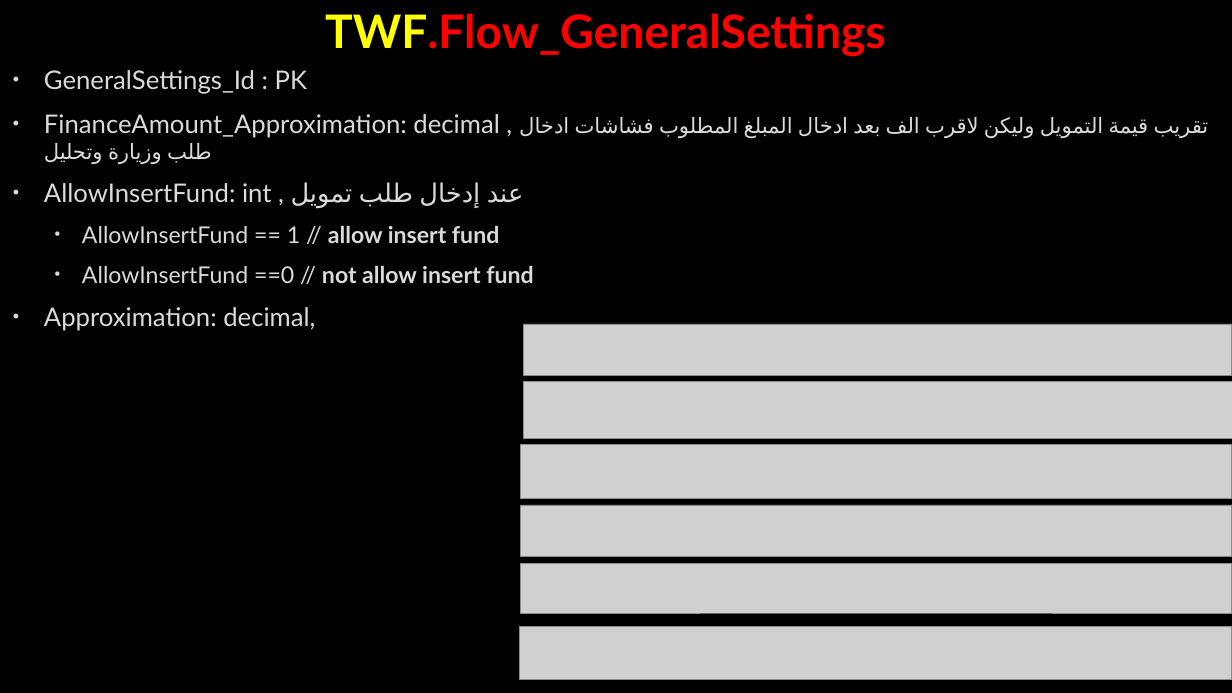
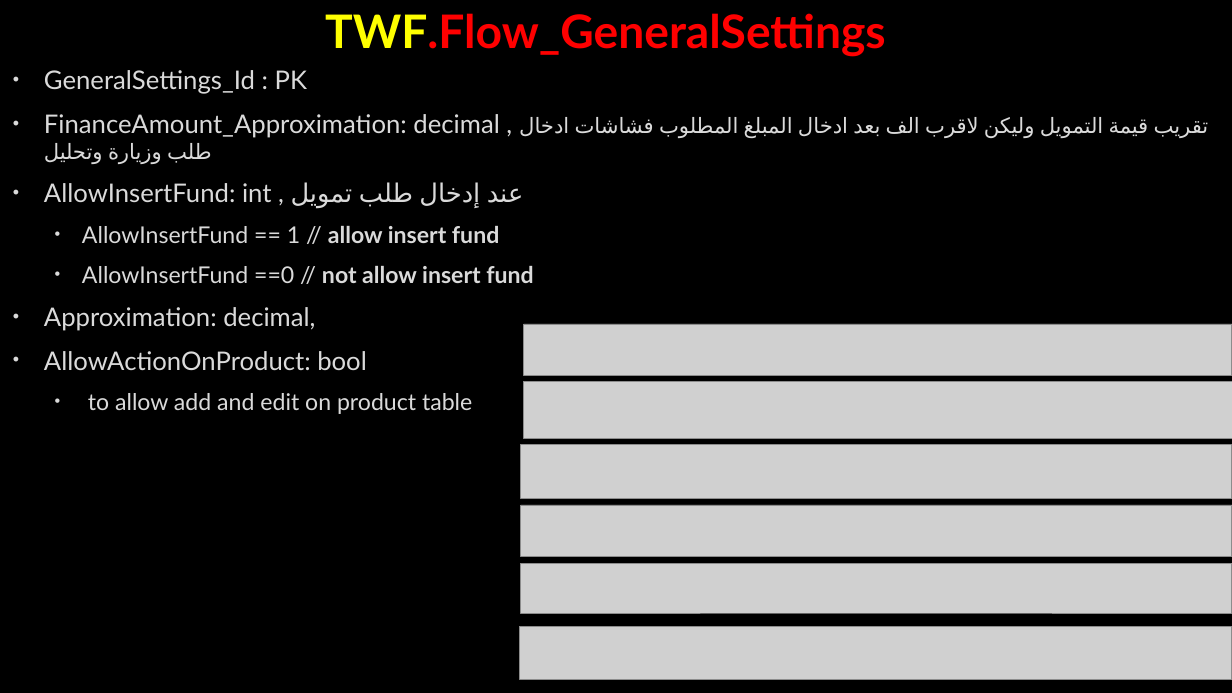
Before and after one commit to AhmedMohamedSamir1/Summary, a slide deck: slide 79 of Dot Net/Business.pptx (slide 73 before the commit). Drawn at 1232x693 pixels with LibreOffice and Linux fonts; fonts in the diff are those of the drawing; grey boxes stand for pictures; background and template pictures are left out. Boxes give left, top, right and bottom in pixels: in the first picture for what was removed or moved away, otherwise in the second. Text is boxed around its words. In the diff, an @@ line names an element or a change of style, - is before the commit and + after.

```diff
--- a/Dot Net/Business.pptx
+++ b/Dot Net/Business.pptx
@@ text at [44,351,472,414]: paragraphs added @@
+• AllowActionOnProduct: bool
+  • to allow add and edit on product table
```
Also in this commit, not shown: 6 other slides changed, 11 slides added, 1 slide removed, 5 other files.
